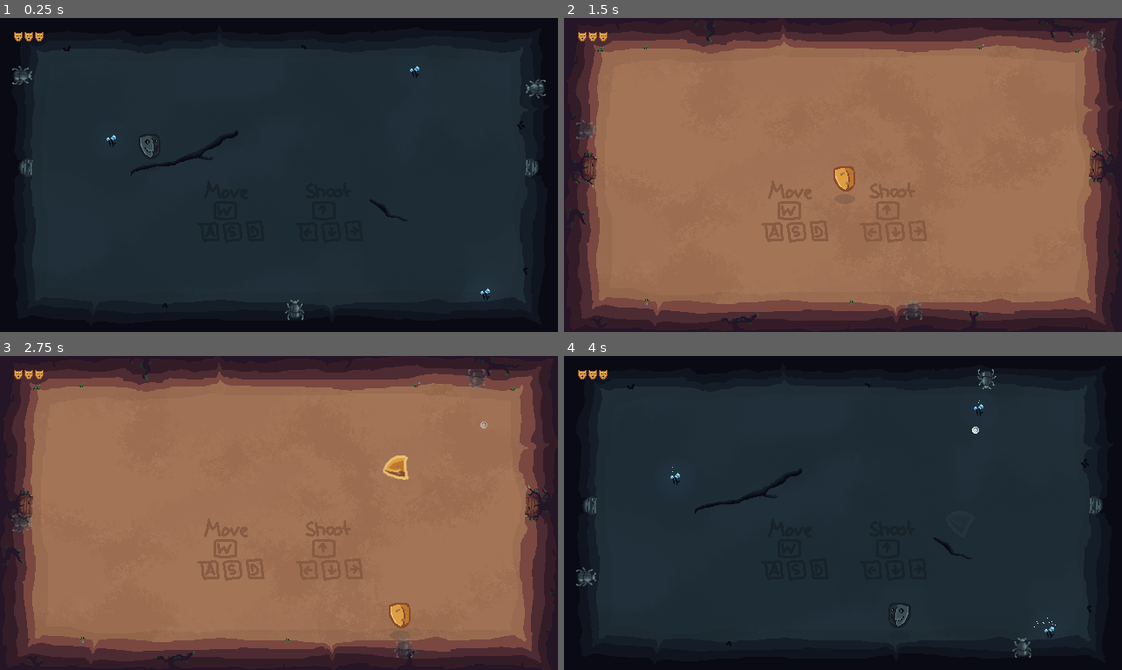
Above: before the commit, frames 1-4 (two rows, left to right).
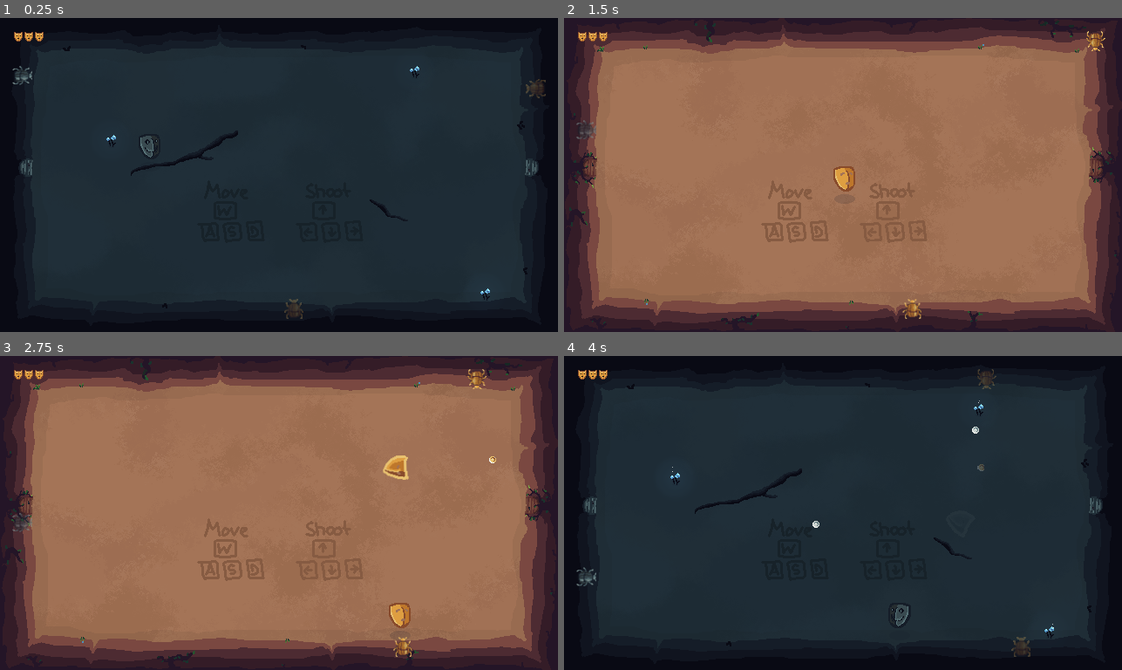
Above: after the commit, the same moments.

Repository: MarcelBlasius/Global-Game-Jam-2026
Game: Godot game, scene res://scenes/main_scene.tscn
Two runs of this game, one before a commit and one after it. Both use one fixed random seed, a clock stepped at 60 frames per second and the inputs below.
Inputs (mouse positions are in pixels of both pictures, inside the frame that each line leads up to):
- Up to frame 1 (0.25 s): no input
- Up to frame 2 (1.5 s): tap Enter at 0.5 s; move the mouse to (965, 159) at 0.52 s; hold D (right) 0.53-1.28 s; tap Shift at 0.6 s; click (965, 159) at 0.67 s; move the mouse to (731, 190) at 1.27 s; hold S (down) from 1.28 s (still down); tap Ctrl at 1.35 s
- Up to frame 3 (2.75 s): move the mouse to (334, 443) at 2.02 s; release S (down) at 2.03 s; hold D (right) from 2.03 s (still down); tap Shift at 2.1 s
- Up to frame 4 (4 s): move the mouse to (815, 575) at 2.77 s; release D (right) at 2.78 s; hold Up (shoot up) 2.78-3.53 s; tap Ctrl at 2.85 s; click (815, 575) at 2.92 s; move the mouse to (1010, 560) at 3.52 s; hold A (left) from 3.53 s (still down); tap Shift at 3.6 s

The runs differ from the first frame. In frame 1, 0.2% of the frame differs, in the area x 2-98%, y 15-97%; in frame 2, 0.3%; in frame 3, 0.3%, in the area x 2-89%, y 4-97%; in frame 4, 0.3%.

Commit message:
added sun beetles

Diff:
--- /dev/null
+++ b/spectra/scenes/enemies/GrayBeetle.tscn
@@ -0,0 +1,63 @@
+[gd_scene format=3 uid="uid://denkrvknh5f3c"]
+
+[ext_resource type="Script" uid="uid://b81v06w2wjjhk" path="res://scripts/arrow_trap.gd" id="1_galgx"]
+[ext_resource type="Shader" uid="uid://cstew5jd8ujmt" path="res://shaders/flash.gdshader" id="2_sf3vw"]
+[ext_resource type="Texture2D" uid="uid://b06ewonenu7hk" path="res://ressources/spritesheet.png" id="3_p0fux"]
+
+[sub_resource type="RectangleShape2D" id="RectangleShape2D_3l0u4"]
+size = Vector2(7.666663, 10.333332)
+
+[sub_resource type="ShaderMaterial" id="ShaderMaterial_sck2v"]
+resource_local_to_scene = true
+shader = ExtResource("2_sf3vw")
+shader_parameter/active = false
+shader_parameter/flash_color = Vector4(0.8, 0.5, 0.5, 1)
+shader_parameter/alpha = 0.5
+
+[sub_resource type="AtlasTexture" id="AtlasTexture_3p0wh"]
+atlas = ExtResource("3_p0fux")
+region = Rect2(1476, 517, 22, 23)
+
+[sub_resource type="ShaderMaterial" id="ShaderMaterial_brcl1"]
+resource_local_to_scene = true
+shader = ExtResource("2_sf3vw")
+shader_parameter/active = false
+shader_parameter/flash_color = Vector4(0.8, 0.5, 0.5, 1)
+shader_parameter/alpha = 1.0
+
+[sub_resource type="AtlasTexture" id="AtlasTexture_k7ogl"]
+atlas = ExtResource("3_p0fux")
+region = Rect2(1476, 517, 22, 23)
+
+[node name="GrayBeetle" type="CharacterBody2D" unique_id=1298705077]
+collision_layer = 8
+collision_mask = 2
+platform_floor_layers = 4294967040
+script = ExtResource("1_galgx")
+fire_rate = 4.0
+
+[node name="CollisionPolygon2D" type="CollisionShape2D" parent="." unique_id=466469136]
+position = Vector2(-12.281251, -12.03125)
+scale = Vector2(0.1875, 0.1875)
+shape = SubResource("RectangleShape2D_3l0u4")
+
+[node name="ShootTimer" type="Timer" parent="." unique_id=1316644018]
+one_shot = true
+
+[node name="RotationCooldown" type="Timer" parent="." unique_id=1092714016]
+wait_time = 0.5
+one_shot = true
+
+[node name="World1Beetle" type="Node2D" parent="." unique_id=331871653]
+
+[node name="GoldBeetle" type="Sprite2D" parent="World1Beetle" unique_id=2108009331]
+material = SubResource("ShaderMaterial_sck2v")
+texture = SubResource("AtlasTexture_3p0wh")
+
+[node name="World2Beetle" type="Node2D" parent="." unique_id=1367569755]
+
+[node name="DarkBeetle" type="Sprite2D" parent="World2Beetle" unique_id=2027138100]
+material = SubResource("ShaderMaterial_brcl1")
+texture = SubResource("AtlasTexture_k7ogl")
+
+[connection signal="ready" from="." to="." method="_on_ready"]
--- a/spectra/scenes/enemies/GreyBeetle.tscn
+++ b/spectra/scenes/enemies/SunBeetle.tscn
@@ -1,6 +1,6 @@
 [gd_scene format=3 uid="uid://cp8s52c5gtk3a"]
 
-[ext_resource type="Script" uid="uid://b81v06w2wjjhk" path="res://scripts/arrow_trap.gd" id="1_3l0u4"]
+[ext_resource type="Script" uid="uid://dw64eq2jvudvt" path="res://scripts/sun_beetle.gd" id="1_galgx"]
 [ext_resource type="Shader" uid="uid://cstew5jd8ujmt" path="res://shaders/flash.gdshader" id="2_gfvr7"]
 [ext_resource type="Texture2D" uid="uid://b06ewonenu7hk" path="res://ressources/spritesheet.png" id="3_buurg"]
 
@@ -12,28 +12,28 @@
 shader = ExtResource("2_gfvr7")
 shader_parameter/active = false
 shader_parameter/flash_color = Vector4(0.8, 0.5, 0.5, 1)
-shader_parameter/alpha = 0.5
+shader_parameter/alpha = 1.0
 
 [sub_resource type="AtlasTexture" id="AtlasTexture_3p0wh"]
 atlas = ExtResource("3_buurg")
-region = Rect2(1476, 517, 22, 23)
+region = Rect2(1444, 517, 22, 23)
 
 [sub_resource type="ShaderMaterial" id="ShaderMaterial_brcl1"]
 resource_local_to_scene = true
 shader = ExtResource("2_gfvr7")
 shader_parameter/active = false
 shader_parameter/flash_color = Vector4(0.8, 0.5, 0.5, 1)
-shader_parameter/alpha = 1.0
+shader_parameter/alpha = 0.25
 
 [sub_resource type="AtlasTexture" id="AtlasTexture_k7ogl"]
 atlas = ExtResource("3_buurg")
-region = Rect2(1476, 517, 22, 23)
+region = Rect2(1444, 517, 22, 23)
 
-[node name="GrayBeetle" type="CharacterBody2D" unique_id=1298705077]
+[node name="Sun Beetle" type="CharacterBody2D" unique_id=1298705077]
 collision_layer = 8
 collision_mask = 2
 platform_floor_layers = 4294967040
-script = ExtResource("1_3l0u4")
+script = ExtResource("1_galgx")
 fire_rate = 4.0
 
 [node name="CollisionPolygon2D" type="CollisionShape2D" parent="." unique_id=466469136]
--- a/spectra/scenes/main_scene.tscn
+++ b/spectra/scenes/main_scene.tscn
@@ -6,10 +6,11 @@
 [ext_resource type="Shader" uid="uid://d2s8gjwxai8qe" path="res://shaders/combine_textures.gdshader" id="4_oji5d"]
 [ext_resource type="PackedScene" uid="uid://bv25mwaky7njn" path="res://scenes/silas/background.tscn" id="5_nugp1"]
 [ext_resource type="PackedScene" uid="uid://cvq60bc51xilo" path="res://scenes/player.tscn" id="6_4la4h"]
-[ext_resource type="PackedScene" uid="uid://cp8s52c5gtk3a" path="res://scenes/enemies/GreyBeetle.tscn" id="7_c1pb6"]
+[ext_resource type="PackedScene" uid="uid://cp8s52c5gtk3a" path="res://scenes/enemies/SunBeetle.tscn" id="7_c1pb6"]
 [ext_resource type="AudioStream" uid="uid://dt0jv8scmnscu" path="res://ressources/dark_theme.mp3" id="7_c16ls"]
 [ext_resource type="PackedScene" uid="uid://dt2713sbc5xi5" path="res://scenes/silas/game_menu.tscn" id="8_18nlu"]
-[ext_resource type="PackedScene" uid="uid://d1yclyd20cb0r" path="res://scenes/silas/health_bar.tscn" id="10_6wevv"]
+[ext_resource type="PackedScene" uid="uid://denkrvknh5f3c" path="res://scenes/enemies/GrayBeetle.tscn" id="9_e1cbu"]
+[ext_resource type="PackedScene" path="res://scenes/silas/health_bar.tscn" id="10_6wevv"]
 
 [sub_resource type="Curve" id="Curve_6wevv"]
 _limits = [0.0, 2.0, 0.0, 1.0]
@@ -106,14 +107,14 @@
 offset_bottom = 180.0
 
 [node name="GrayBeetle" parent="." unique_id=1298705077 instance=ExtResource("7_c1pb6")]
-position = Vector2(327.1, 334.9)
+position = Vector2(326, 334)
 
-[node name="GrayBeetle1" parent="." unique_id=2125647504 instance=ExtResource("7_c1pb6")]
+[node name="Sun" parent="." unique_id=2125647504 instance=ExtResource("7_c1pb6")]
 position = Vector2(614.9, 92)
 rotation = -1.5707964
 
-[node name="GrayBeetle2" parent="." unique_id=992459231 instance=ExtResource("7_c1pb6")]
-position = Vector2(25.1, 55)
+[node name="GrayBeetle3" parent="." unique_id=1977400290 instance=ExtResource("9_e1cbu")]
+position = Vector2(26, 55)
 rotation = 1.5707964
 
 [node name="player" parent="." unique_id=472819889 instance=ExtResource("6_4la4h")]
--- a/spectra/scenes/sun_bullet.tscn
+++ b/spectra/scenes/sun_bullet.tscn
@@ -48,6 +48,8 @@
 collision_layer = 20
 collision_mask = 23
 script = ExtResource("1_mx1jh")
+speed = 200.0
+world = 0
 
 [node name="CollisionShape2D" type="CollisionShape2D" parent="." unique_id=92474658]
 shape = SubResource("CircleShape2D_l5glv")
--- /dev/null
+++ b/spectra/scripts/sun_beetle.gd
@@ -0,0 +1,98 @@
+extends CharacterBody2D
+
+const bullet_scene = preload("res://scenes/sun_bullet.tscn")
+
+@export var movement_speed: float = 50
+@export var fire_rate: float = 0.5 # seconds
+@onready var shoot_timer = $ShootTimer
+@onready var rotaiton_cooldown = $RotationCooldown
+
+var direction: Vector2
+
+var view1 : Node;
+var view2 : Node;
+var spriteParent1 : Node;
+var spriteParent2 : Node;
+var sprite1 : Sprite2D
+var sprite2 : Sprite2D
+
+func _ready() -> void:
+	view1 = get_node("/root/main_scene/Subview1")
+	view2 = get_node("/root/main_scene/Subview2")
+	spriteParent1 = $World1Beetle
+	spriteParent2 = $World2Beetle
+	sprite1 = $World1Beetle/GoldBeetle
+	sprite2 = $World2Beetle/DarkBeetle
+	sprite1.z_index = 1000
+	sprite2.z_index = 1000
+
+	var old_global1 := spriteParent1.global_transform as Transform2D
+
+	spriteParent1.get_parent().remove_child(spriteParent1)
+	view1.add_child(spriteParent1)
+	spriteParent1.global_transform = old_global1
+
+	var old_global2 := spriteParent2.global_transform as Transform2D
+
+	spriteParent2.get_parent().remove_child(spriteParent2)
+	view2.add_child(spriteParent2)
+	spriteParent2.global_transform = old_global2
+
+func _process(_delta: float) -> void:
+	spriteParent1.global_transform = global_transform
+	spriteParent2.global_transform = global_transform
+
+func cooldown_collider():
+	var own_collider = $CollisionPolygon2D
+	own_collider.disabled = true
+	await get_tree().create_timer(1.5).timeout
+	own_collider.disabled = false
+
+func move(_delta):
+	var collided = move_and_slide()
+
+	if collided && rotaiton_cooldown.is_stopped():
+		var collision = get_last_slide_collision()
+		var collider = collision.get_collider()
+
+		if !collider.is_in_group("environment"):
+			add_collision_exception_with(collider)
+			move_and_collide(velocity * _delta)
+			return
+
+		if collider.is_in_group("environment"):
+			var normal = collision.get_normal()
+			global_position += normal * 2.0
+			direction = direction.orthogonal()
+			rotaiton_cooldown.start(3)
+			cooldown_collider()
+
+			self.rotate(-deg_to_rad(90))
+
+	velocity = direction * movement_speed
+
+func _physics_process(_delta: float):
+	move(_delta)
+
+	if !shoot_timer.is_stopped(): return
+
+	var size = sprite1.get_rect().size * sprite1.scale
+	var offset = transform.y * size.y
+
+	spawn_bullet(-transform.y, -offset)
+	shoot_timer.start(fire_rate)
+
+
+func spawn_bullet(dir: Vector2, offset: Vector2):
+	var bullet = bullet_scene.instantiate()
+	bullet.global_position = global_position + offset
+	bullet.direction = dir
+	bullet.hit_group = "player"
+
+	get_tree().current_scene.add_child(bullet)
+
+
+
+func _on_ready() -> void:
+	direction = transform.x
+	shoot_timer.start(randf_range(2.0, 5.0))
Not shown, added: spectra/scripts/sun_beetle.gd.uid
